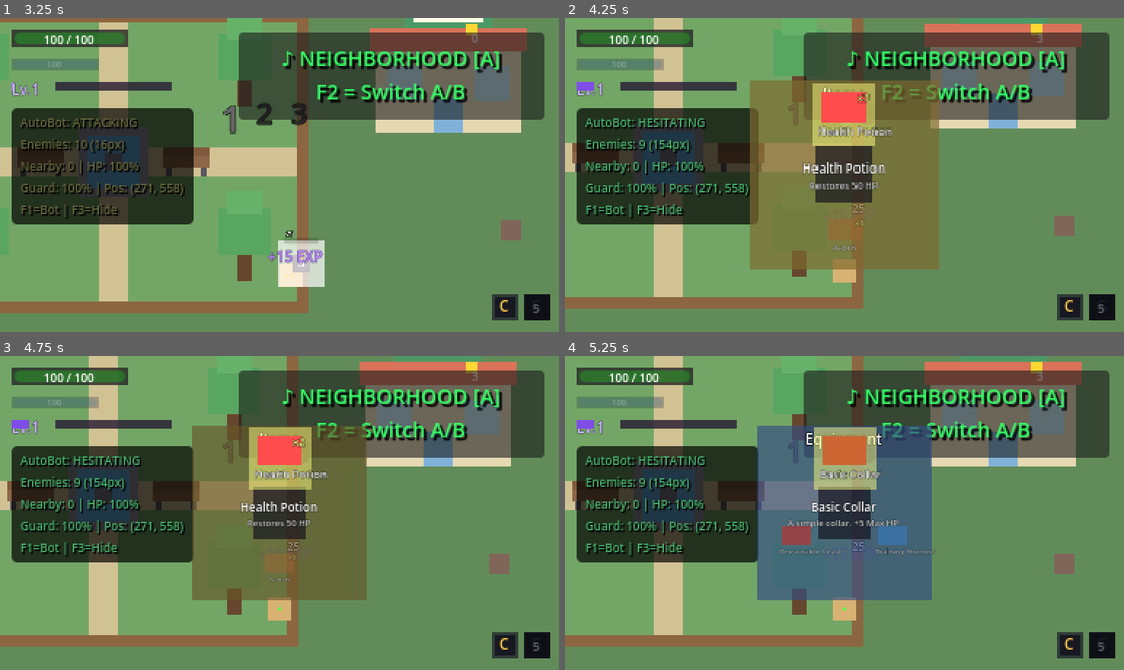
Above: before the commit, frames 1-4 (two rows, left to right).
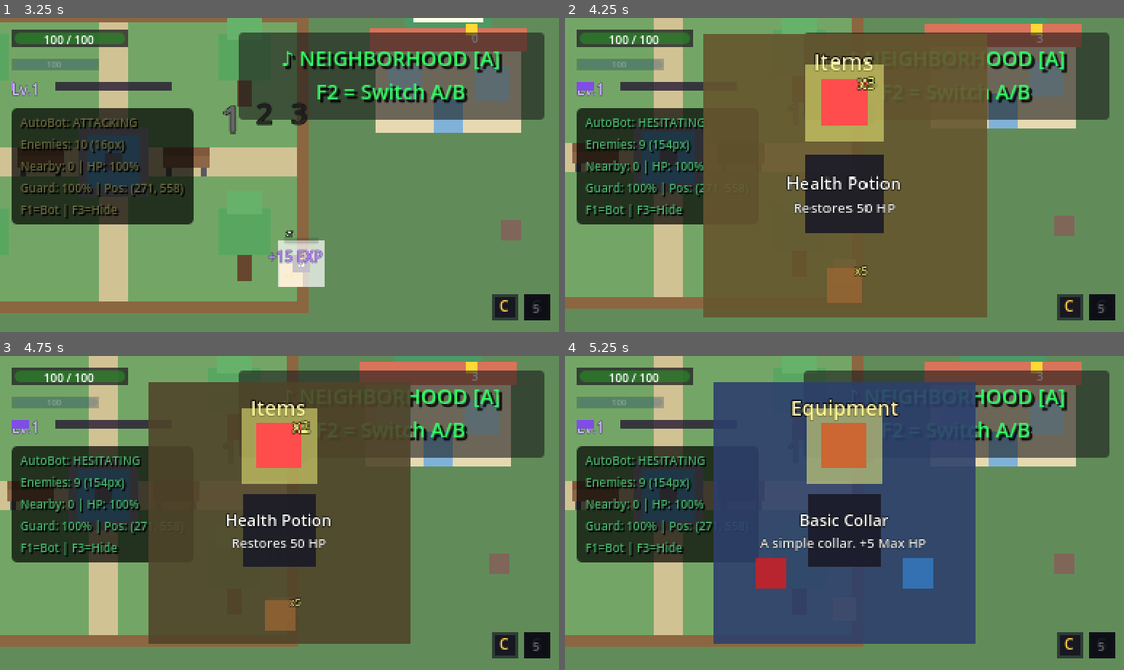
Above: after the commit, the same moments.

Repository: anthonyscry/momi-chronicles
Game: Godot game, scene res://ui/menus/title_screen.tscn
The game is run twice, just before and just after one commit, with the same random seed, the same clock (stepped at 60 frames per second) and the same inputs.
Inputs (mouse positions are in pixels of both pictures, inside the frame that each line leads up to):
- Up to frame 1 (3.25 s): tap Enter (ui_accept) at 0.5, 0.77, 1.52, 3.02 s; move the mouse to (402, 159) at 0.52 s; hold D (move_right) 0.53-1.28 s; hold Space (attack) 0.53-1.28 s; click (402, 159) at 0.67 s; move the mouse to (167, 190) at 1.27 s; hold S (move_down) 1.28-2.03 s; tap V (block) at 1.35 s; move the mouse to (335, 105) at 2.02 s; hold D (move_right) 2.03-2.78 s; hold Q (cycle_companion) 2.03-2.78 s; move the mouse to (251, 237) at 2.77 s; hold W (move_up) from 2.78 s (still down); tap X (dodge) at 2.85 s; click (251, 237) at 2.92 s
- Up to frame 2 (4.25 s): move the mouse to (1012, 222) at 3.52 s; release W (move_up) at 3.53 s; hold A (move_left) from 3.53 s (still down); hold E (interact) from 3.53 s (still down); tap Enter (ui_accept) at 3.77 s; tap Tab (ring_menu) at 4.15 s
- Up to frame 3 (4.75 s): keep holding A (move_left); move the mouse to (111, 465) at 4.27 s; release E (interact) at 4.28 s; tap Shift (run) at 4.35 s; tap Enter (ui_accept) at 4.52 s
- Up to frame 4 (5.25 s): move the mouse to (872, 513) at 5.02 s; release A (move_left) at 5.03 s; hold S (move_down) from 5.03 s (still down); hold Right mouse button (special_attack) from 5.03 s (still down); click (872, 513) at 5.17 s

Frame 1 is identical in both runs. In frame 2, 41% of the frame differs, in the area x 24-76%, y 5-96%; in frame 3, 33%; in frame 4, 35%.

Commit message:
fix(ring-menu): prevent icons from overlapping title
- Increased container size to 180x180 (from 140x140)
- Added ring center offset (12px down) to push items away from title
- Increased ring radius to 58px for better spacing
- Hidden individual item labels (names shown in center instead)
- Made ring items slightly larger (32x32 from 28x28)
- Increased title font to 14px with 3px outline
- Added screenshot capture to AutoBot for ring menu testing

Diff:
--- a/autoloads/auto_bot.gd
+++ b/autoloads/auto_bot.gd
@@ -1186,8 +1186,31 @@
 
 	print("[AutoBot] Testing ring menu...")
 
+	# Take screenshot after a short delay to let menu animate open
+	await get_tree().create_timer(0.3).timeout
+	_capture_ring_menu_screenshot()
+
 	# Schedule navigation actions
 	_schedule_ring_menu_navigation()
+
+## Capture a screenshot of the ring menu for UI verification
+func _capture_ring_menu_screenshot() -> void:
+	var viewport = get_viewport()
+	if viewport == null:
+		print("[AutoBot] No viewport for screenshot")
+		return
+
+	var image = viewport.get_texture().get_image()
+	if image == null:
+		print("[AutoBot] Failed to get viewport image")
+		return
+
+	# Save to project root for easy access
+	var error = image.save_png("res://screenshot.png")
+	if error == OK:
+		print("[AutoBot] Ring menu screenshot saved to screenshot.png")
+	else:
+		print("[AutoBot] Failed to save screenshot: error %d" % error)
 
 
 ## Schedule ring menu navigation actions
--- a/ui/ring_menu/ring_item.gd
+++ b/ui/ring_menu/ring_item.gd
@@ -18,11 +18,11 @@
 @onready var glow: ColorRect = $Glow
 @onready var quantity_label: Label = $QuantityLabel
 
-const SELECTED_SCALE: float = 1.25      # Slightly less dramatic for compact ring
-const UNSELECTED_SCALE: float = 0.85
+const SELECTED_SCALE: float = 1.3       # Selected item stands out
+const UNSELECTED_SCALE: float = 0.9     # Unselected still visible
 const SELECTED_ALPHA: float = 1.0
-const UNSELECTED_ALPHA: float = 0.5     # More contrast between selected/unselected
-const LERP_SPEED: float = 15.0          # Snappier transitions
+const UNSELECTED_ALPHA: float = 0.75    # Unselected items more visible
+const LERP_SPEED: float = 15.0
 
 func _ready() -> void:
 	# Start with glow hidden
@@ -49,9 +49,9 @@
 		icon.color = color
 		icon.visible = true
 
-	# Set label
-	if label and data.has("name"):
-		label.text = data.name
+	# Label is now hidden - item name shown in center of ring menu
+	# if label and data.has("name"):
+	# 	label.text = data.name
 
 	# Set quantity (for stackable items)
 	if quantity_label:
--- a/ui/ring_menu/ring_item.tscn
+++ b/ui/ring_menu/ring_item.tscn
@@ -3,33 +3,34 @@
 [ext_resource type="Script" path="res://ui/ring_menu/ring_item.gd" id="1_ring_item"]
 
 [node name="RingItem" type="Control"]
-custom_minimum_size = Vector2(28, 28)
-offset_right = 28.0
-offset_bottom = 28.0
+custom_minimum_size = Vector2(32, 32)
+offset_right = 32.0
+offset_bottom = 32.0
 script = ExtResource("1_ring_item")
 
 [node name="Glow" type="ColorRect" parent="."]
 visible = false
 layout_mode = 0
-offset_left = -3.0
-offset_top = -3.0
-offset_right = 31.0
-offset_bottom = 31.0
+offset_left = -4.0
+offset_top = -4.0
+offset_right = 36.0
+offset_bottom = 36.0
 color = Color(1, 1, 0.5, 0.5)
 
 [node name="Icon" type="ColorRect" parent="."]
 layout_mode = 0
-offset_left = 2.0
-offset_top = 2.0
-offset_right = 26.0
-offset_bottom = 18.0
+offset_left = 4.0
+offset_top = 4.0
+offset_right = 28.0
+offset_bottom = 28.0
 color = Color(0.4, 0.8, 0.4, 1)
 
 [node name="Label" type="Label" parent="."]
+visible = false
 layout_mode = 0
-offset_top = 18.0
-offset_right = 28.0
-offset_bottom = 28.0
+offset_top = 28.0
+offset_right = 32.0
+offset_bottom = 40.0
 theme_override_colors/font_outline_color = Color(0, 0, 0, 1)
 theme_override_constants/outline_size = 1
 theme_override_font_sizes/font_size = 6
@@ -39,12 +40,12 @@
 [node name="QuantityLabel" type="Label" parent="."]
 visible = false
 layout_mode = 0
-offset_left = 16.0
-offset_right = 28.0
-offset_bottom = 10.0
+offset_left = 18.0
+offset_right = 32.0
+offset_bottom = 12.0
 theme_override_colors/font_color = Color(1, 1, 0.5, 1)
 theme_override_colors/font_outline_color = Color(0, 0, 0, 1)
-theme_override_constants/outline_size = 1
-theme_override_font_sizes/font_size = 6
+theme_override_constants/outline_size = 2
+theme_override_font_sizes/font_size = 8
 text = "x1"
 horizontal_alignment = 2
--- a/ui/ring_menu/ring_menu.gd
+++ b/ui/ring_menu/ring_menu.gd
@@ -2,10 +2,11 @@
 ## Ring Menu - Secret of Mana style radial menu
 ## NOTE: This is an autoload, so don't use class_name (would conflict)
 
-## Ring configuration - Compact design
-const RING_RADIUS: float = 38.0          # Distance from center to items (was 70)
-const ROTATION_SPEED: float = 10.0       # Animation speed (slightly faster)
-const MAX_VISIBLE_ITEMS: int = 6         # Items visible at once (was 8)
+## Ring configuration - Readable compact design
+const RING_RADIUS: float = 58.0          # Distance from center to items
+const RING_CENTER_OFFSET: Vector2 = Vector2(0, 12)  # Offset ring center down to avoid title overlap
+const ROTATION_SPEED: float = 10.0       # Animation speed
+const MAX_VISIBLE_ITEMS: int = 6         # Items visible at once
 
 ## Animation constants - Snappier feel
 const OPEN_DURATION: float = 0.12
@@ -294,7 +295,7 @@
 		return
 
 	var angle_per_item = TAU / max(visible_count, 1)
-	var center = container.size / 2
+	var center = container.size / 2 + RING_CENTER_OFFSET  # Offset ring center down
 
 	for i in visible_count:
 		var angle = current_rotation + (i * angle_per_item) - PI/2  # Start from top
--- a/ui/ring_menu/ring_menu.tscn
+++ b/ui/ring_menu/ring_menu.tscn
@@ -3,7 +3,7 @@
 [ext_resource type="Script" path="res://ui/ring_menu/ring_menu.gd" id="1_ring_menu"]
 
 [node name="RingMenu" type="CanvasLayer"]
-layer = 100
+layer = 128
 script = ExtResource("1_ring_menu")
 
 [node name="Container" type="Control" parent="."]
@@ -12,69 +12,71 @@
 anchor_top = 0.5
 anchor_right = 0.5
 anchor_bottom = 0.5
-offset_left = -60.0
-offset_top = -60.0
-offset_right = 60.0
-offset_bottom = 60.0
+offset_left = -90.0
+offset_top = -90.0
+offset_right = 90.0
+offset_bottom = 90.0
 grow_horizontal = 2
 grow_vertical = 2
-pivot_offset = Vector2(60, 60)
+pivot_offset = Vector2(90, 90)
 
 [node name="Background" type="ColorRect" parent="Container"]
 layout_mode = 1
 anchors_preset = 15
 anchor_right = 1.0
 anchor_bottom = 1.0
-color = Color(0.02, 0.02, 0.05, 0.5)
+color = Color(0.05, 0.05, 0.1, 0.85)
 
 [node name="RingGlow" type="ColorRect" parent="Container"]
 layout_mode = 1
 anchors_preset = 15
 anchor_right = 1.0
 anchor_bottom = 1.0
-color = Color(0.9, 0.75, 0.3, 0.15)
+color = Color(0.9, 0.75, 0.3, 0.2)
 
 [node name="CenterCircle" type="ColorRect" parent="Container"]
 layout_mode = 0
-offset_left = 42.0
-offset_top = 42.0
-offset_right = 78.0
-offset_bottom = 78.0
-color = Color(0.08, 0.08, 0.12, 0.7)
+offset_left = 65.0
+offset_top = 77.0
+offset_right = 115.0
+offset_bottom = 127.0
+color = Color(0.1, 0.1, 0.15, 0.9)
 
 [node name="RingLabel" type="Label" parent="Container"]
 layout_mode = 0
 offset_left = 0.0
-offset_top = 2.0
-offset_right = 120.0
-offset_bottom = 14.0
+offset_top = 8.0
+offset_right = 180.0
+offset_bottom = 26.0
+theme_override_colors/font_color = Color(1, 0.95, 0.7, 1)
 theme_override_colors/font_outline_color = Color(0, 0, 0, 1)
-theme_override_constants/outline_size = 2
-theme_override_font_sizes/font_size = 10
+theme_override_constants/outline_size = 3
+theme_override_font_sizes/font_size = 14
 text = "Items"
 horizontal_alignment = 1
 
 [node name="ItemNameLabel" type="Label" parent="Container"]
 layout_mode = 0
-offset_left = 10.0
-offset_top = 50.0
-offset_right = 110.0
-offset_bottom = 62.0
+offset_left = 20.0
+offset_top = 87.0
+offset_right = 160.0
+offset_bottom = 104.0
+theme_override_colors/font_color = Color(1, 1, 1, 1)
 theme_override_colors/font_outline_color = Color(0, 0, 0, 1)
-theme_override_constants/outline_size = 1
-theme_override_font_sizes/font_size = 8
+theme_override_constants/outline_size = 2
+theme_override_font_sizes/font_size = 11
 text = "Item Name"
 horizontal_alignment = 1
 
 [node name="ItemDescLabel" type="Label" parent="Container"]
 layout_mode = 0
-offset_left = 5.0
-offset_top = 62.0
-offset_right = 115.0
-offset_bottom = 74.0
-theme_override_font_sizes/font_size = 6
-theme_override_colors/font_color = Color(0.8, 0.8, 0.8, 1)
-theme_override_colors/font_outline_color = Color(0, 0, 0, 0.8)
+offset_left = 10.0
+offset_top = 104.0
+offset_right = 170.0
+offset_bottom = 120.0
+theme_override_font_sizes/font_size = 9
+theme_override_colors/font_color = Color(0.9, 0.9, 0.9, 1)
+theme_override_colors/font_outline_color = Color(0, 0, 0, 1)
 theme_override_constants/outline_size = 1
 text = "Description"
 horizontal_alignment = 1
